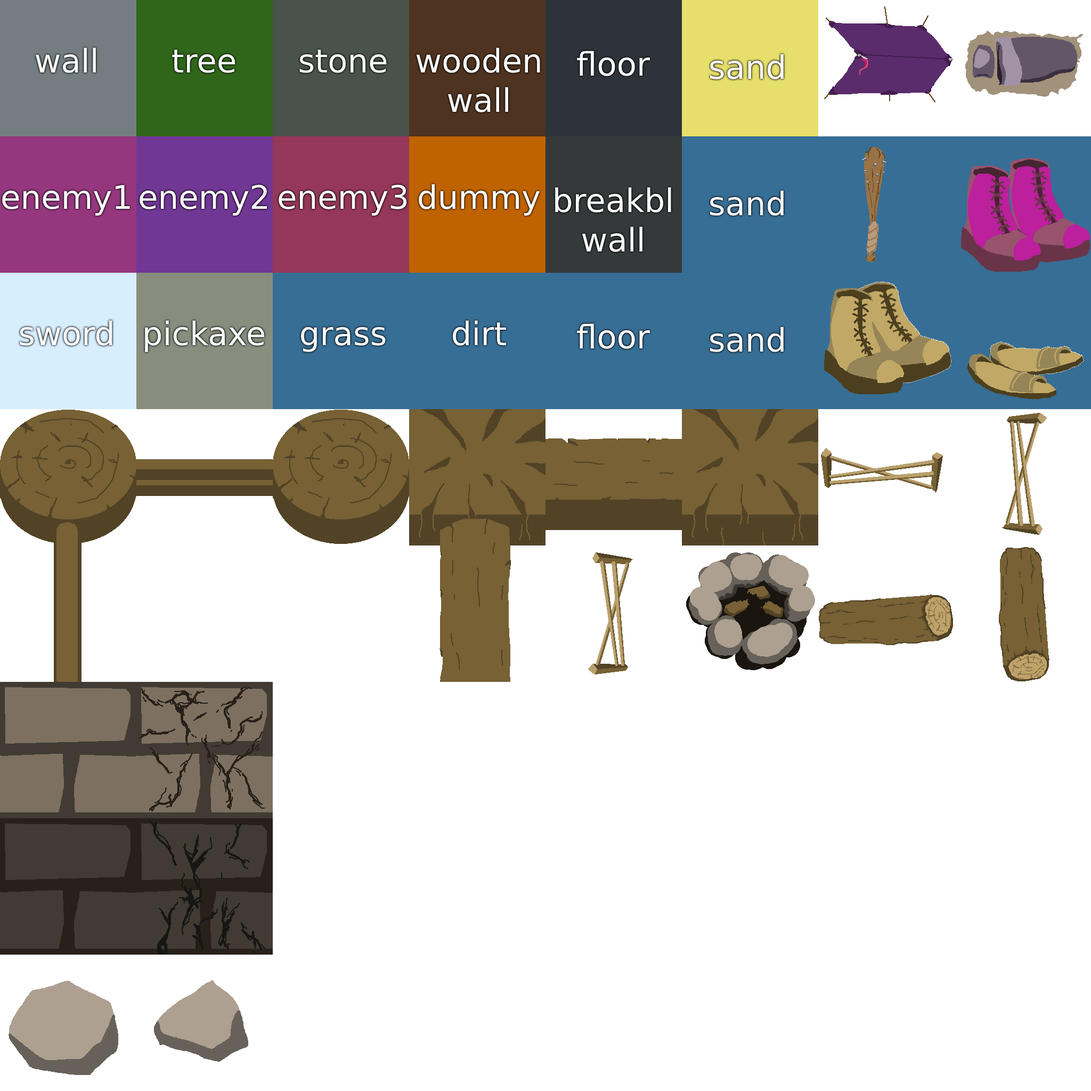
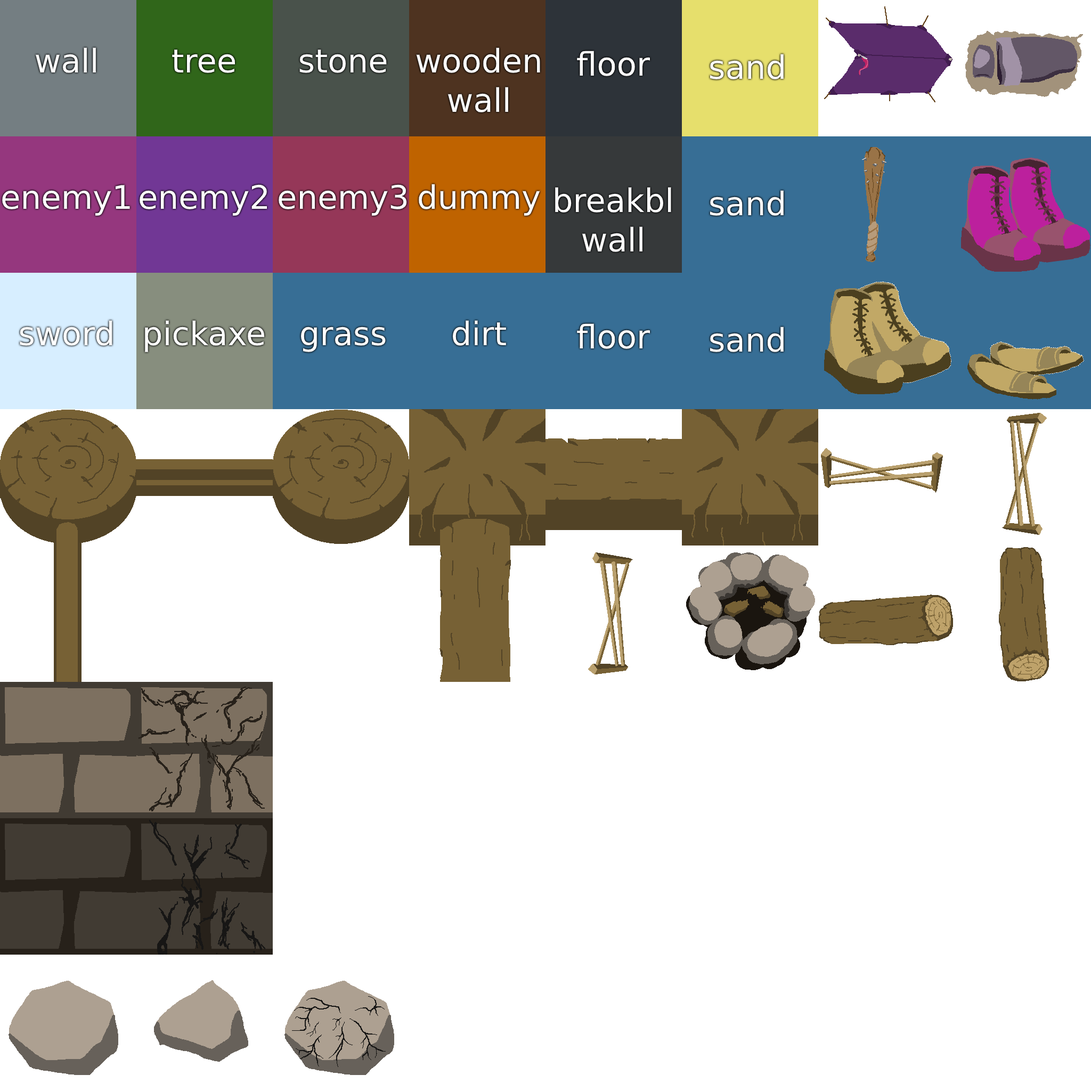
The second 1091×1091 image is a revision of the first. Changes to its layers:
added layer "Layer 11" (1st of 2) above "Layer 9" over (284, 981, 395, 1076)
